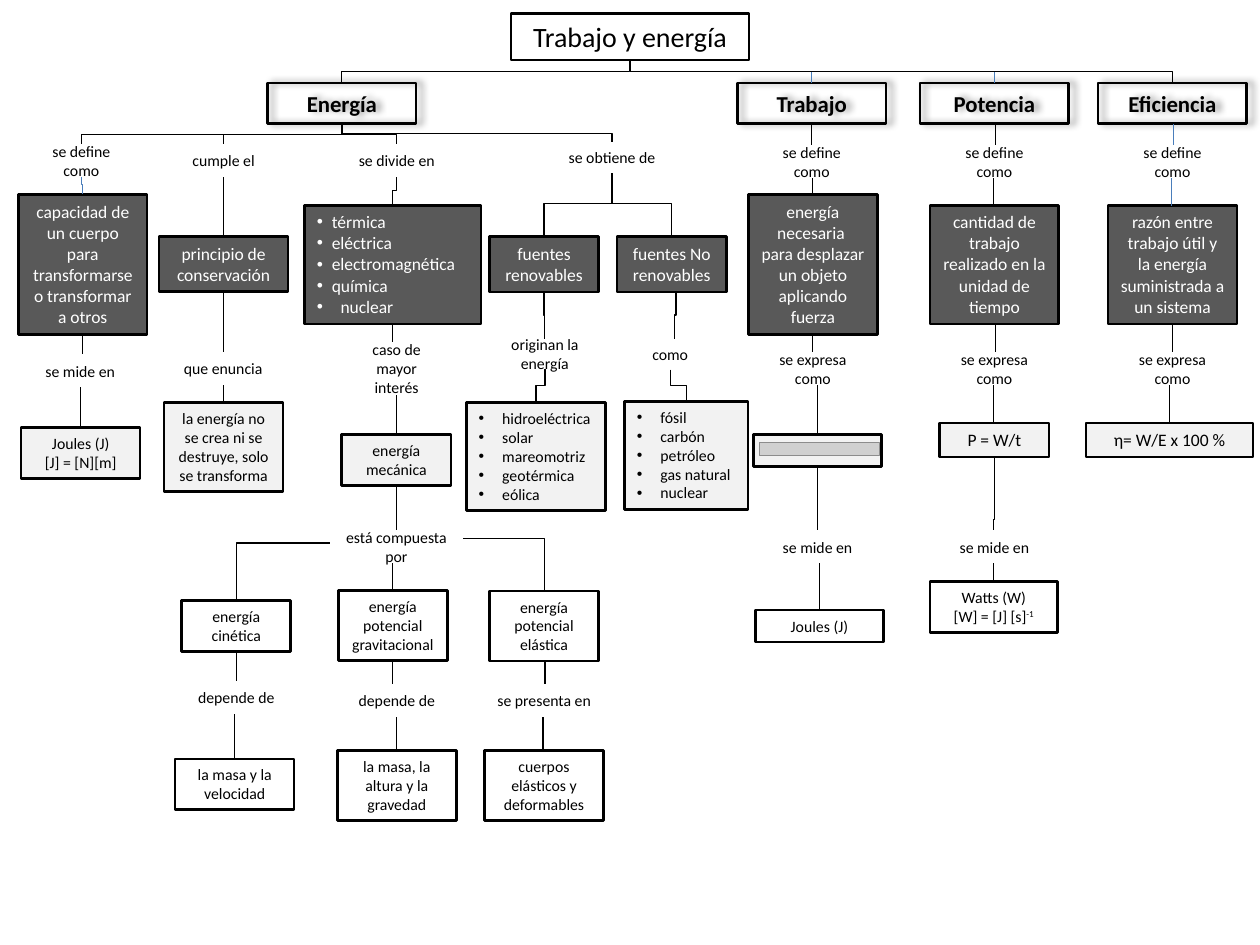
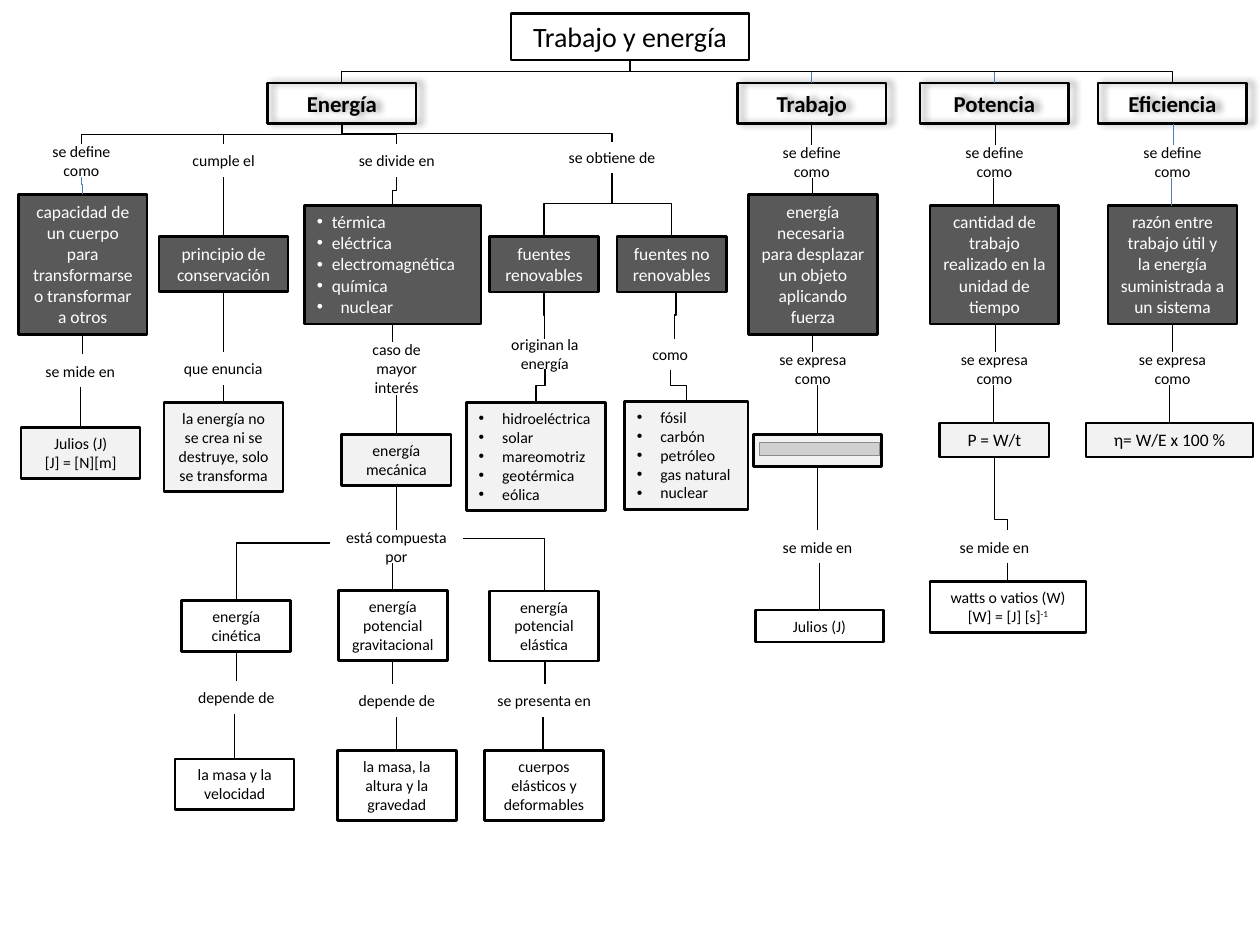
Before and after one commit to AulaPlanetaColombia/CienciasNaturales, a slide deck: slide 1 of fuentes/contenidos/grado10/guion05/CN_10_05_CO.pptx. Drawn at 1260x945 pixels with LibreOffice and Linux fonts; fonts in the diff are those of the drawing; grey boxes stand for pictures. Boxes give left, top, right and bottom in pixels: in the first picture for what was removed or moved away, otherwise in the second. Text is boxed around its words. In the diff, an @@ line names an element or a change of style, - is before the commit and + after.

```diff
--- a/fuentes/contenidos/grado10/guion05/CN_10_05_CO.pptx
+++ b/fuentes/contenidos/grado10/guion05/CN_10_05_CO.pptx
@@ text in rectangle at [634, 248, 709, 260]: text changed @@
-fuentes No
+fuentes no
@@ text in rectangle at [54, 437, 108, 451]: text changed @@
-Joules (J)
+Julios (J)
@@ elbow line moved from (994, 457) - (994, 582) to (994, 457) - (1008, 582) @@
@@ rectangle "watts o vatios (W)": place and size @@
-rectangle "watts o vatios (W)" at [930, 582, 1057, 633]
+rectangle "watts o vatios (W)" at [930, 582, 1086, 633]
@@ text in rectangle at [951, 591, 1066, 605]: text changed @@
-Watts (W)
+watts o vatios (W)
@@ text in rectangle at [793, 620, 846, 634]: text changed @@
-Joules (J)
+Julios (J)
```
Also in this commit, not shown: 2 other files.
